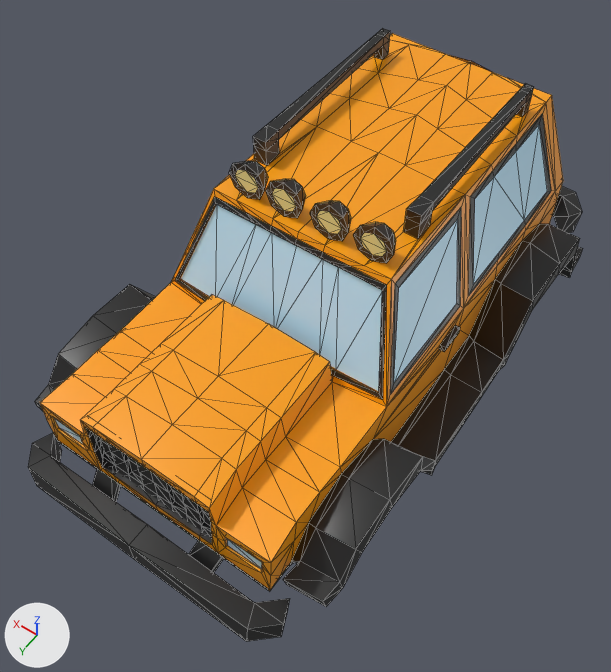
The glTF model models/jeep_body.glb as it was, and as the next commit left it.
Camera for both pictures: a 50 mm lens placed at (-1.5, 2.27, 3.73), pointed at (-0.04, 0.23, 0.51). Arrows for +X, +Y and +Z are at lower left; the lights stay in place. Mesh edges are drawn as thin lines. Vertices at the same position are counted once.

In view in the first picture: 'jeep_body'.
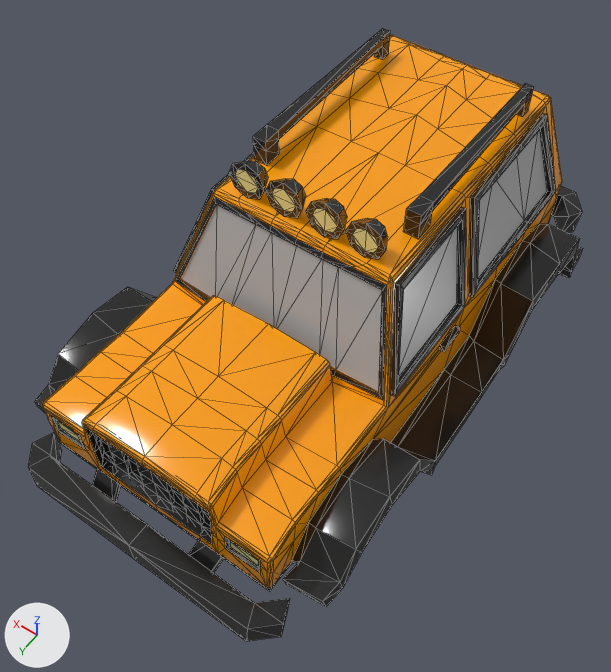
Boxes [x1, y1, x2, y2] around the edits, measured in the pictures (611 x 672 px; the box of a moved part takes in the faces that stretch with it):
'jeep_body', surface changed, reshaped
    both: [28, 28, 583, 641]
part 1 of me_cube_005, moved or reshaped
    before: [310, 201, 351, 241]
    after: [306, 198, 347, 239]
part 2 of me_cube_005, built on
    before: [40, 33, 563, 591]
    after: [42, 35, 562, 591]
part 3 of me_cube_005, surface changed
    both: [28, 28, 579, 640]

Edits to the bpy script that builds the scene:
```text
Change mat_material:
    mat_material.roughness: 0.4 -> 0.182
Change me_cube_005:
    used by ob_jeep_body; location = (0.0, 0.0, 0.0)
    remove me_cube_005.from_pydata(...)  # 929 vertices, 1812 faces; spans x -0.86..0.86, y -1.72..1.47, z 0.14..1.38
    add me_cube_005.from_pydata(...)  # 1159 vertices, 2284 faces; spans x -0.86..0.86, y -1.72..1.47, z 0.14..1.38
    me_cube_005 part 1: the loose piece of 24 vertices spanning x -0.22..-0.03, y 0.11..0.18, z 1.18..1.38 is mirrored in x about its middle, then moved by (0.02, 0.0, 0.0)
    me_cube_005 part 2: 18 vertices moved from x -0.86..0.86, y 0.49..1.28, z 0.48..0.78 to x -0.86..0.86, y 0.51..1.28, z 0.48..0.75; 87 vertices removed from x -0.63..0.63, y -1.34..1.28, z 0.34..1.38; 317 vertices added at x -0.64..0.64, y -1.41..1.28, z 0.21..1.38
    me_cube_005 part 3: 1348 kept faces spanning x -0.86..0.86, y -1.72..1.47, z 0.14..1.38 get new texture (UV) coordinates
```
